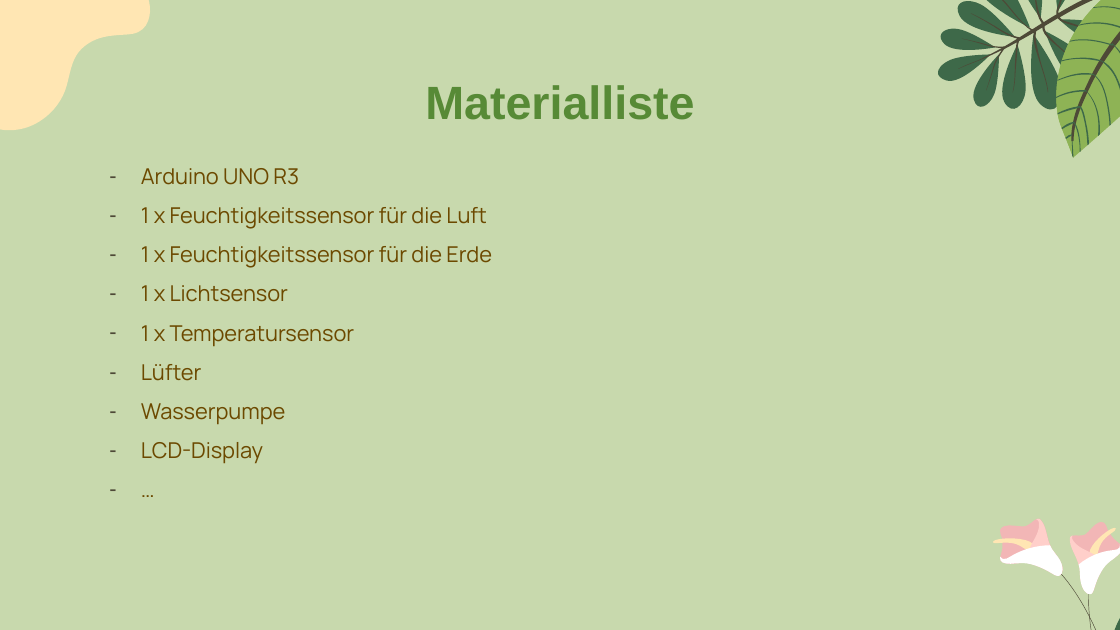
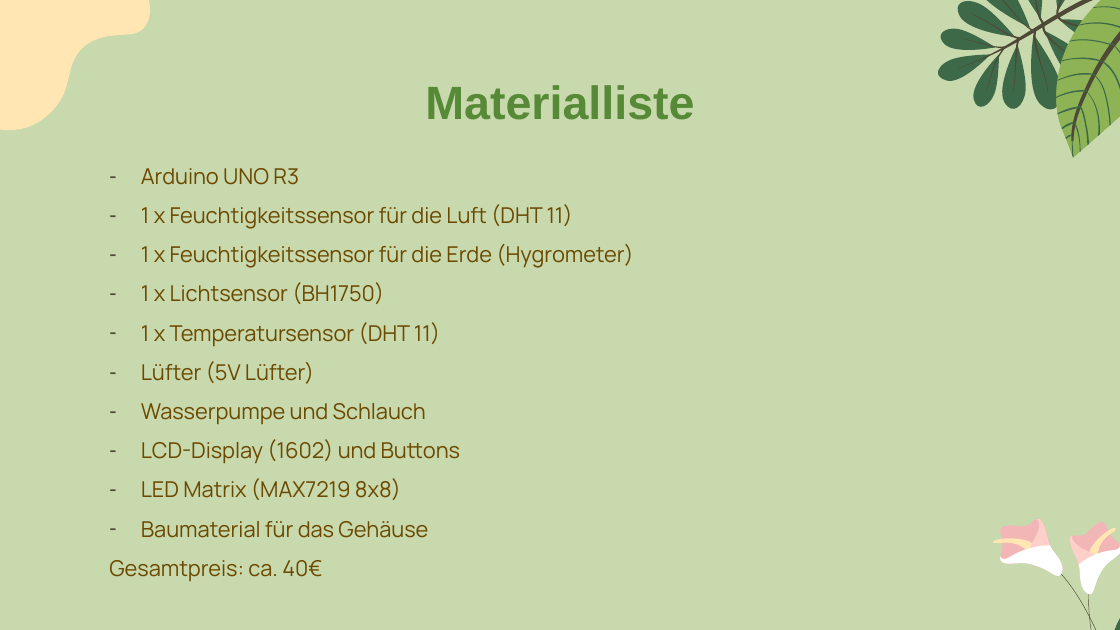
Before and after one commit to jannikglane/indoorgarden, a slide deck: slide 5 of Zwischenpräsentation/Indoor Garden Update.pptx (slide 4 before the commit). Drawn at 1120x630 pixels with LibreOffice and Linux fonts; fonts in the diff are those of the drawing; background and template pictures are left out. Boxes give left, top, right and bottom in pixels: in the first picture for what was removed or moved away, otherwise in the second. Text is boxed around its words. In the diff, an @@ line names an element or a change of style, - is before the commit and + after.

```diff
--- a/Zwischenpräsentation/Indoor Garden Update.pptx
+++ b/Zwischenpräsentation/Indoor Garden Update.pptx
@@ text at (141,204,633,577): text changed @@
-– 1 x Feuchtigkeitssensor für die Luft
-– 1 x Feuchtigkeitssensor für die Erde
-– 1 x Lichtsensor
-– 1 x Temperatursensor
-– Lüfter
-– Wasserpumpe
-– LCD-Display
-– …
+– 1 x Feuchtigkeitssensor für die Luft (DHT 11)
+– 1 x Feuchtigkeitssensor für die Erde (Hygrometer)
+– 1 x Lichtsensor (BH1750)
+– 1 x Temperatursensor (DHT 11)
+– Lüfter (5V Lüfter)
+– Wasserpumpe und Schlauch
+– LCD-Display (1602) und Buttons
+– LED Matrix (MAX7219 8x8)
+– Baumaterial für das Gehäuse
+Gesamtpreis: ca. 40€
```
Also in this commit, not shown: 3 other slides changed, 2 slides added.
